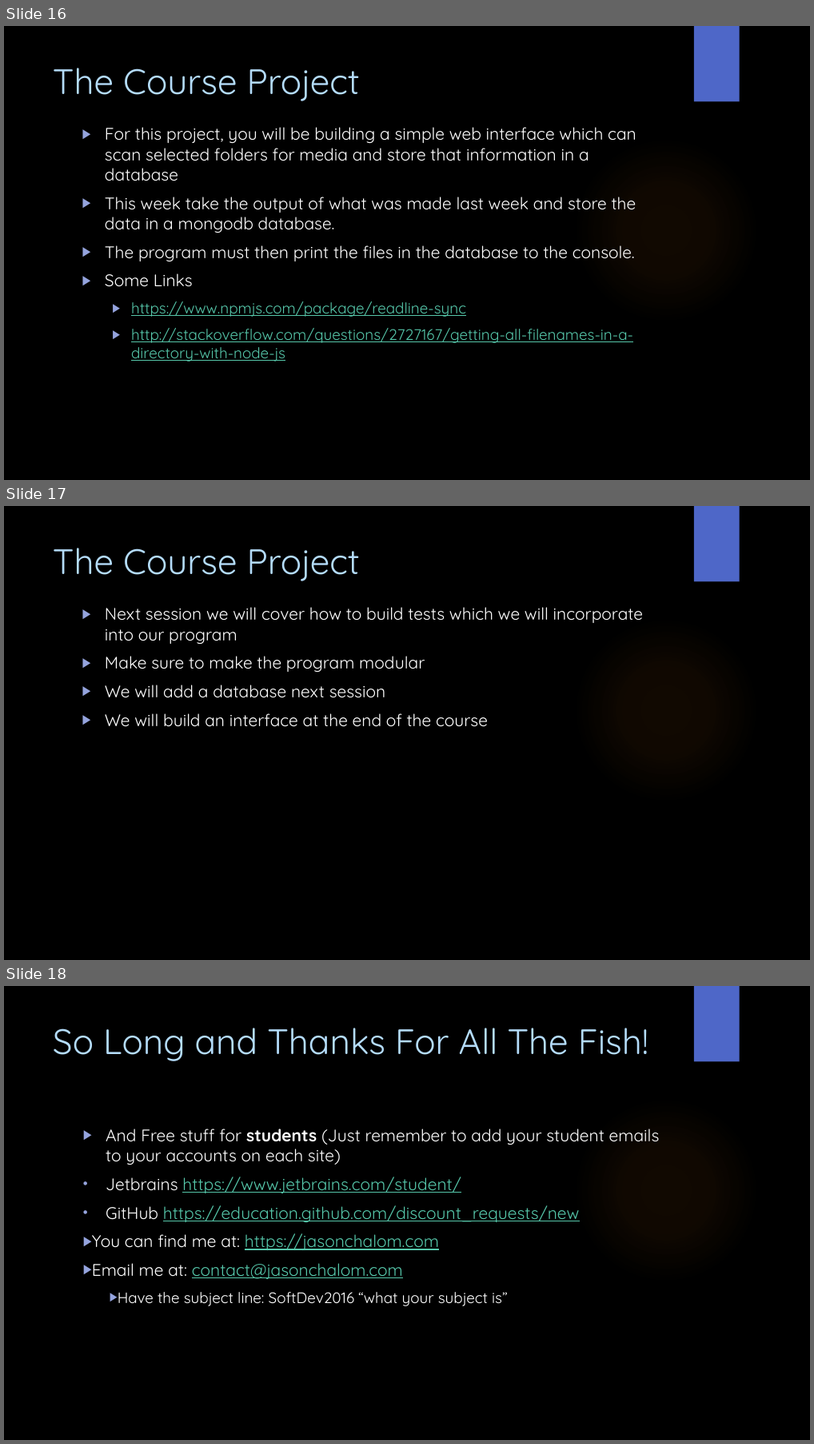
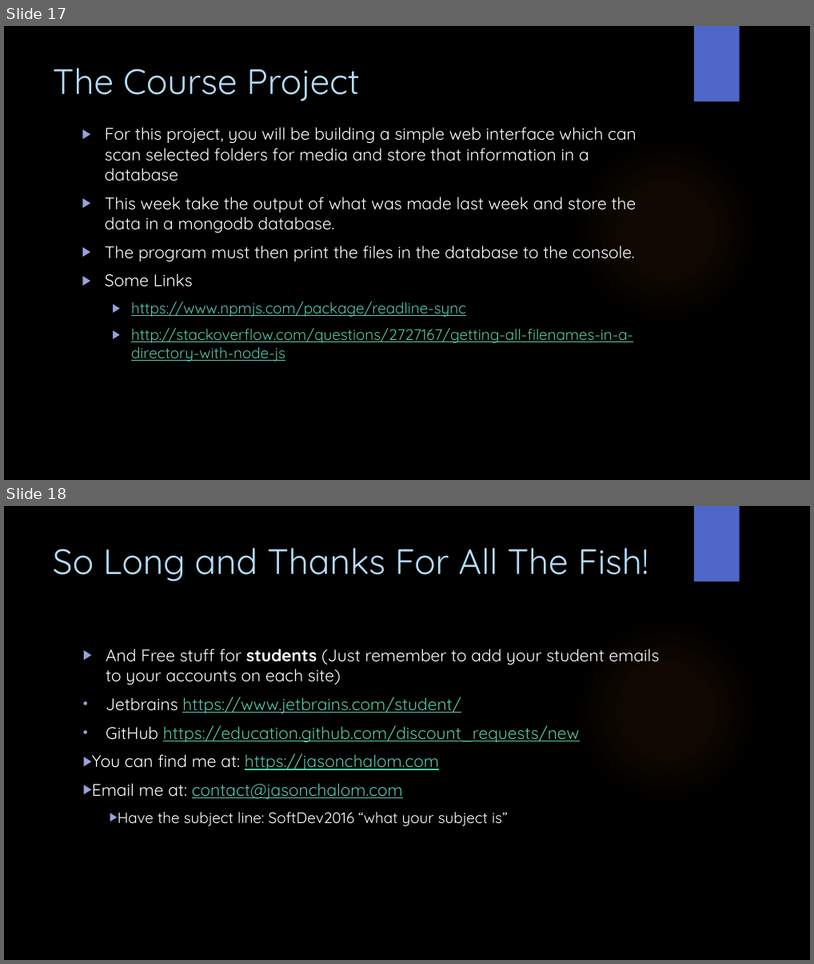
Before and after one commit to WitsSoftDev/SoftDev2016, a slide deck: Session 3/Softdev Session 3 2016.pptx. Shown one above the other, each under a label of ours: slides 16, 17 and 18 before the commit, slides 17 and 18 after it. The pictures are 814x1444 and 814x964 pixels, drawn with LibreOffice and Linux fonts; fonts in the diff are those of the drawing; background and template pictures are left out. Boxes give left, top, right and bottom in pixels: in the first picture for what was removed or moved away, otherwise in the second. Text is boxed around its words. In the diff, an @@ line names an element or a change of style, - is before the commit and + after.

Commit message:
updates for session 3

```diff
--- a/Session 3/Softdev Session 3 2016.pptx
+++ b/Session 3/Softdev Session 3 2016.pptx
@@ slide 17 removed at (x1=4, y1=506, x2=810, y2=960), background picture (left out); not listed: 2 template elements that a slide beside it also shows @@
@@ title removed at (x1=53, y1=548, x2=360, y2=581) @@
-The Course Project
@@ text removed at (x1=105, y1=607, x2=643, y2=727) @@
-▶ Next session we will cover how to build tests which we will incorporate into our program
-▶ Make sure to make the program modular
-▶ We will add a database next session
-▶ We will build an interface at the end of the course
@@ what was slide 16 is now slide 17 @@
```
Also in this commit, not shown: 1 slide added, 1 other file.
